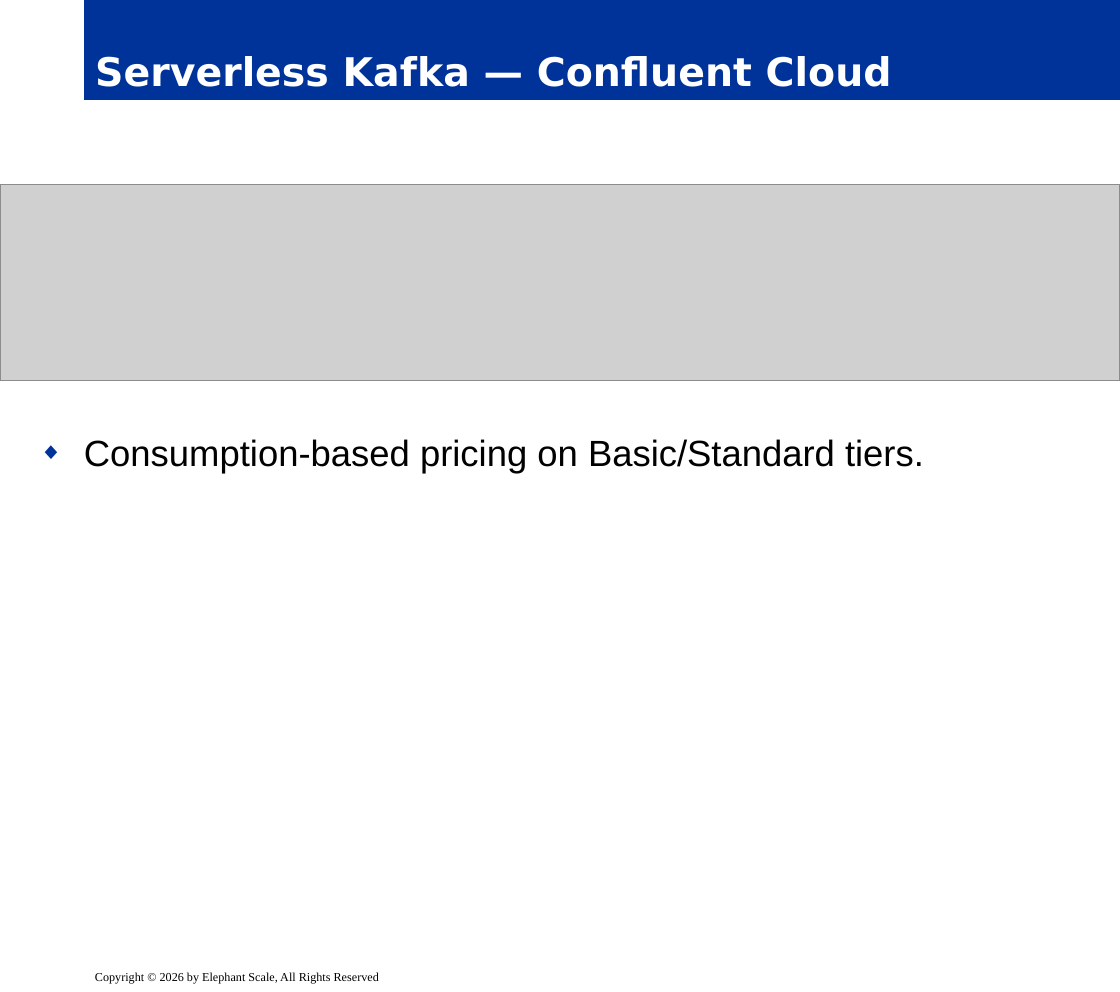
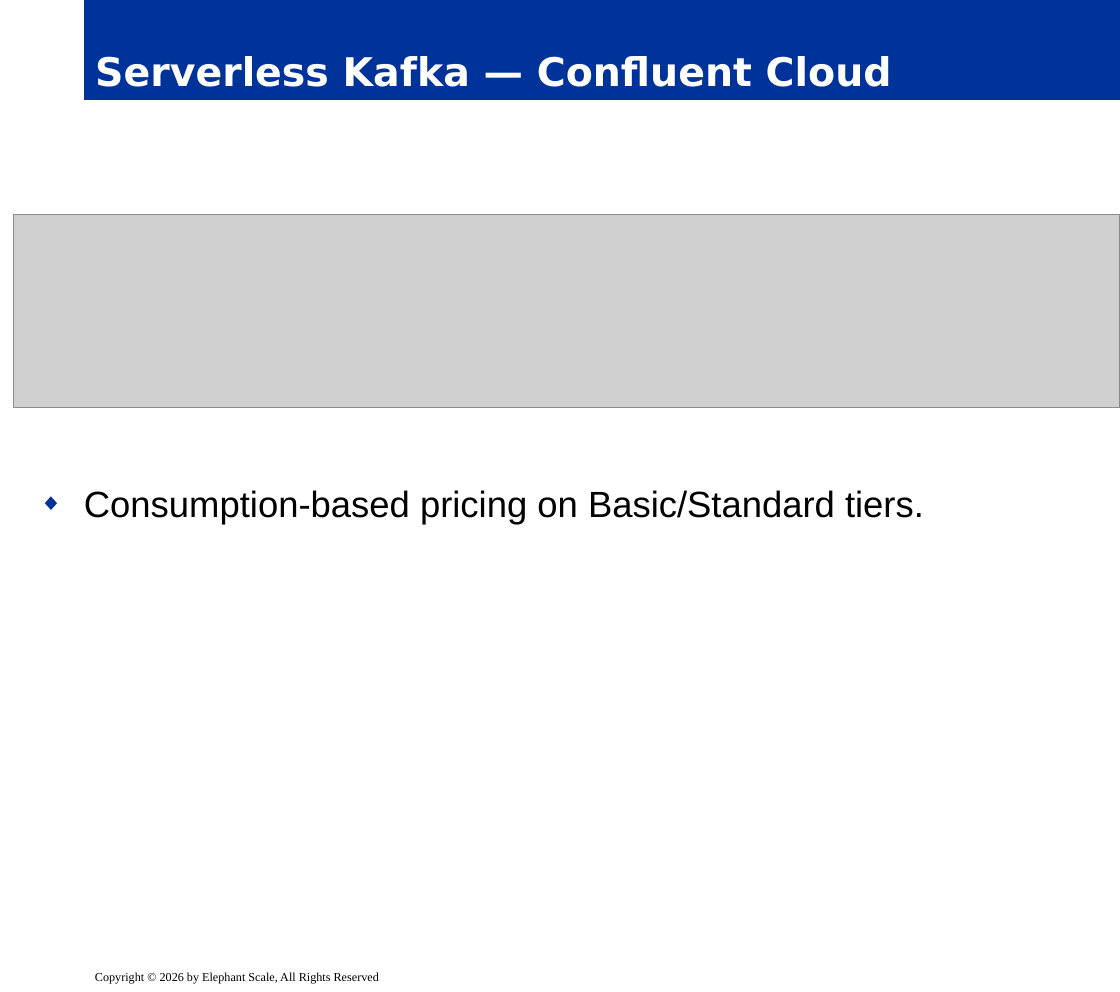
Before and after one commit to elephantscale/Advanced-Kafka-Streaming, a slide deck: slide 14 of slides/release/06__module6.pptx. Drawn at 1120x992 pixels with LibreOffice and Linux fonts; fonts in the diff are those of the drawing; grey boxes stand for pictures; background and template pictures are left out. Boxes give left, top, right and bottom in pixels: in the first picture for what was removed or moved away, otherwise in the second. Text is boxed around its words. In the diff, an @@ line names an element or a change of style, - is before the commit and + after.

```diff
--- a/slides/release/06__module6.pptx
+++ b/slides/release/06__module6.pptx
@@ text "Consumption-based pricing on Basic/Standard tiers.": place and size @@
-text "Consumption-based pricing on Basic/Standard tiers." at (84,439,924,474)
+text "Consumption-based pricing on Basic/Standard tiers." at (84,490,924,525)
@@ picture: place and size @@
-picture at (0,185,1120,380)
+picture at (13,214,1119,408)
```
Also in this commit, not shown: 12 other slides changed, 5 slides added.
